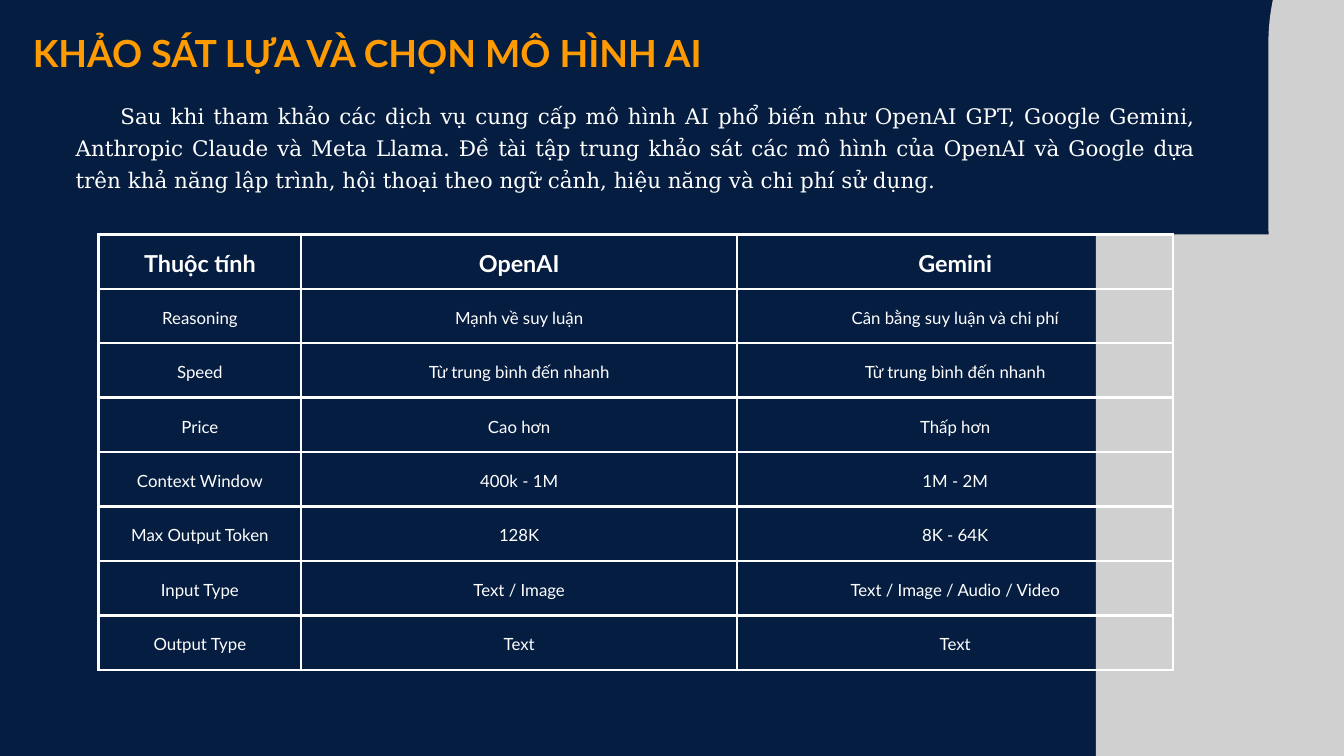
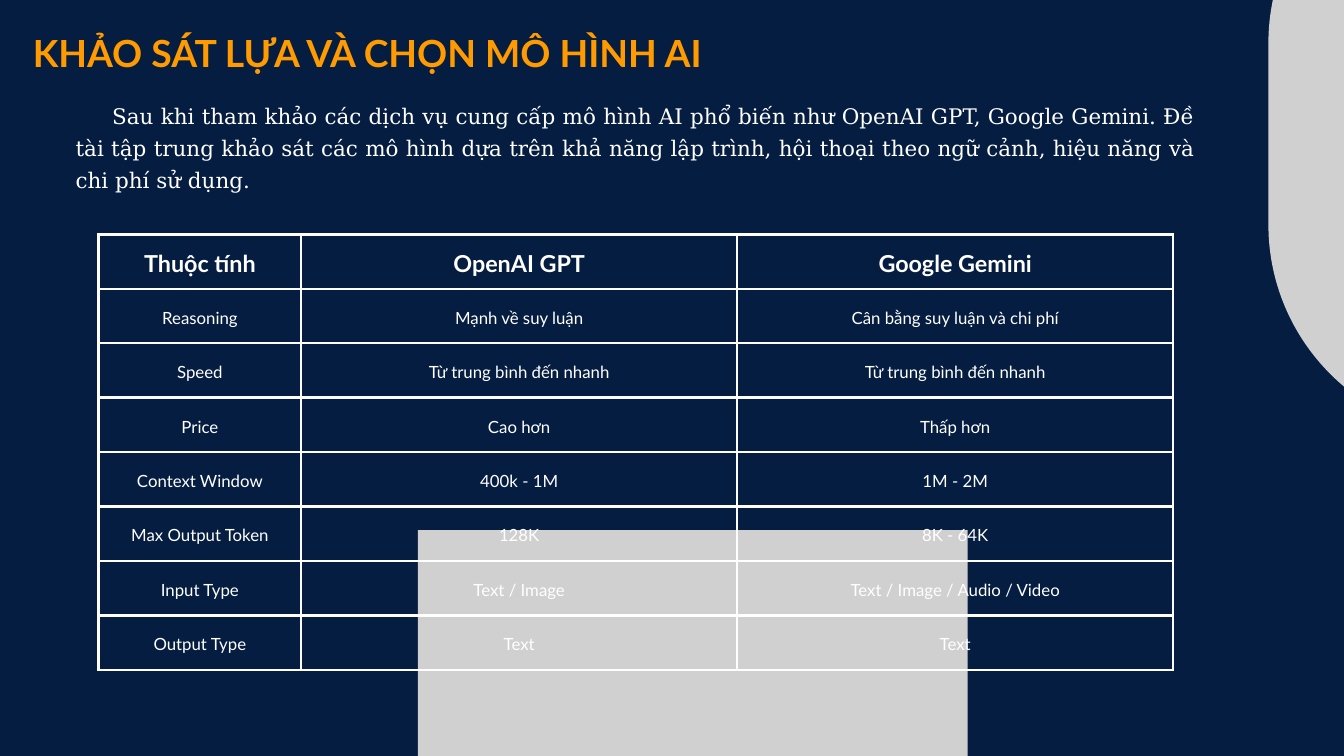
Before and after one commit to nguyenhuynhchi/tn-da22tta-110122001-nguyenhuynhchi-ai-support-program, a slide deck: slide 5 of docs/Slide KLTN.pptx. Drawn at 1344x756 pixels with LibreOffice and Linux fonts; fonts in the diff are those of the drawing; grey boxes stand for pictures. Boxes give left, top, right and bottom in pixels: in the first picture for what was removed or moved away, otherwise in the second. Text is boxed around its words. In the diff, an @@ line names an element or a change of style, - is before the commit and + after.

```diff
--- a/docs/Slide KLTN.pptx
+++ b/docs/Slide KLTN.pptx
@@ text at (76, 107, 1194, 193): text changed @@
-Sau khi tham khảo các dịch vụ cung cấp mô hình AI phổ biến như OpenAI GPT, Google Gemini, Anthropic Claude và Meta Llama. Đề tài tập trung khảo sát các mô hình của OpenAI và Google dựa trên khả năng lập trình, hội thoại theo ngữ cảnh, hiệu năng và chi phí sử dụng.
+Sau khi tham khảo các dịch vụ cung cấp mô hình AI phổ biến như OpenAI GPT, Google Gemini. Đề tài tập trung khảo sát các mô hình dựa trên khả năng lập trình, hội thoại theo ngữ cảnh, hiệu năng và chi phí sử dụng.
@@ table at (99, 235, 1173, 670) @@
-row 1, column 2: OpenAI
+row 1, column 2: OpenAI GPT
-row 1, column 3: Gemini
+row 1, column 3: Google Gemini
@@ picture: place and size @@
-picture at (1096, 235, 1344, 756)
+picture at (418, 530, 968, 756)
```
Also in this commit, not shown: 9 other slides changed, 2 slides added, 21 other files.
